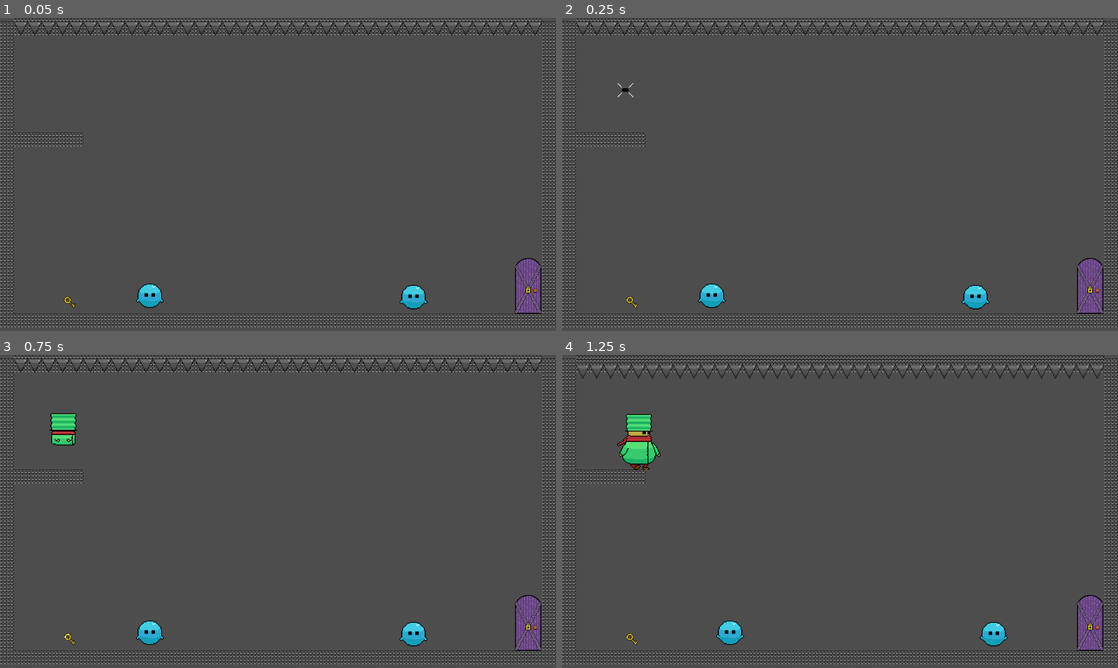
Above: before the commit, frames 1-4 (two rows, left to right).
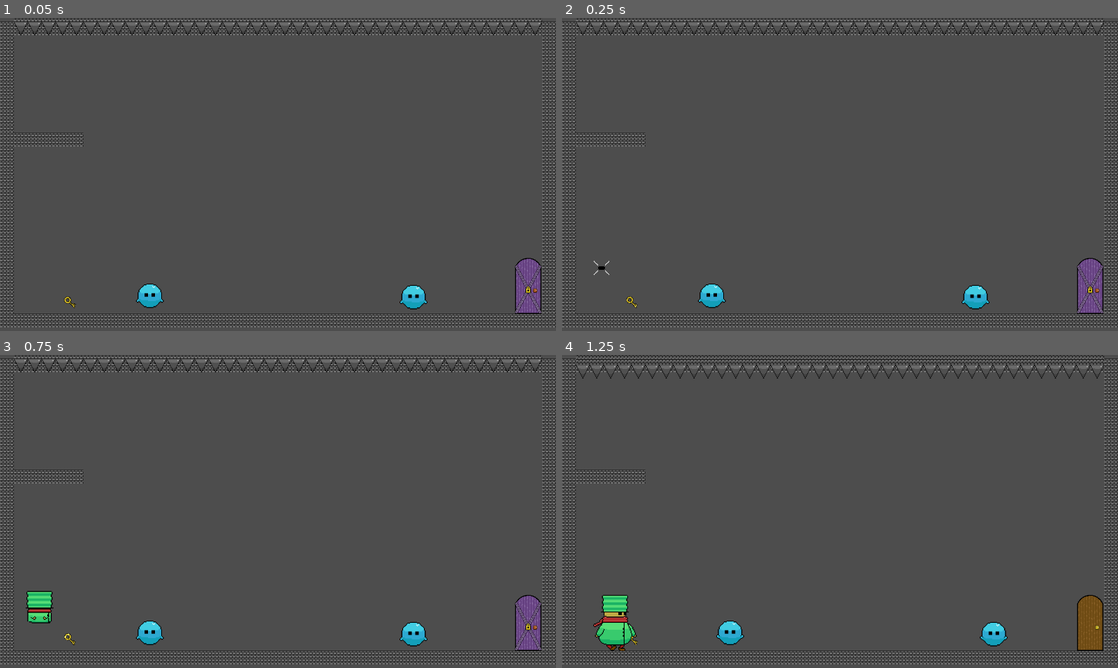
Above: after the commit, the same moments.

Repository: thanikTheDev/shrinking-nightmare
Game: Godot game, scene res://Scenes/Level8.tscn
The game is run twice, just before and just after one commit, with the same random seed, the same clock (stepped at 60 frames per second) and the same inputs. This scene is started directly instead of the project's main scene.
Inputs:
- Up to frame 1 (0.05 s): no input
- Up to frame 2 (0.25 s): no input
- Up to frame 3 (0.75 s): hold D (right) from 0.53 s (still down); hold S (crouch) from 0.53 s (still down)
- Up to frame 4 (1.25 s): keep holding D (right); keep holding S (crouch); tap Space (jump) at 0.77 s

Frame 1 is identical in both runs. In frame 2, less than 0.1% of the frame differs, in the area x 5-13%, y 20-83%; in frame 3, 0.9%; in frame 4, 2.5%, in the area x 5-98%, y 18-95%.

Commit message:
Update level 8

Diff:
--- a/Scenes/Level8.tscn
+++ b/Scenes/Level8.tscn
@@ -35,7 +35,7 @@
 direction = Vector2(500, 0)
 
 [node name="Player" parent="." instance=ExtResource("6_0df2s")]
-position = Vector2(-496, -164)
+position = Vector2(-551, 245)
 up_direction = Vector2(0, 1)
 
 [node name="Death Zone" parent="." instance=ExtResource("6_5m2uy")]
